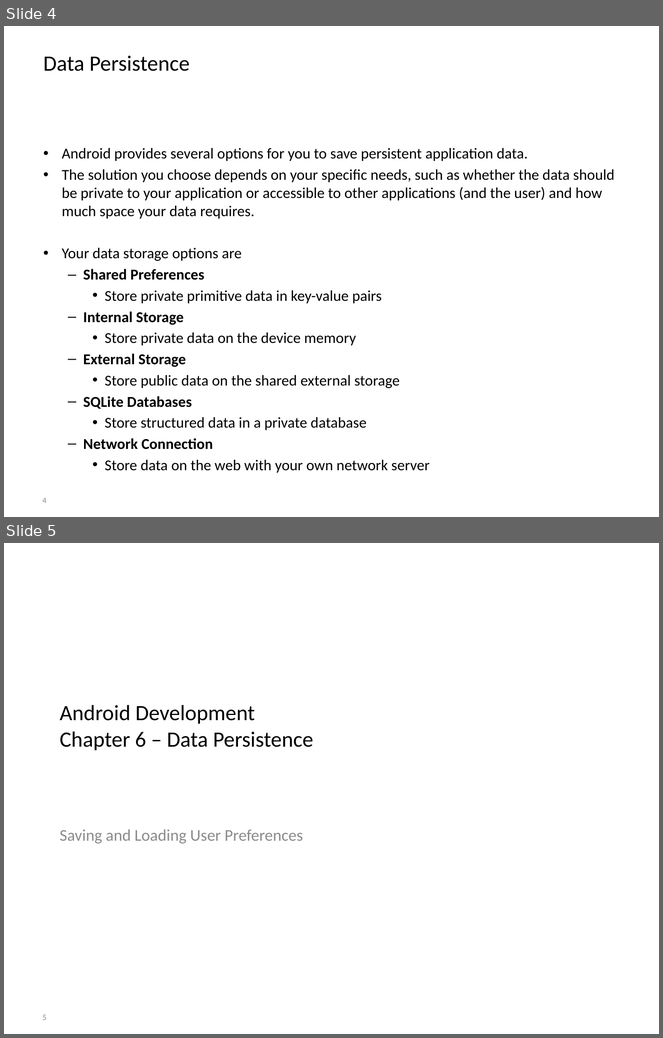
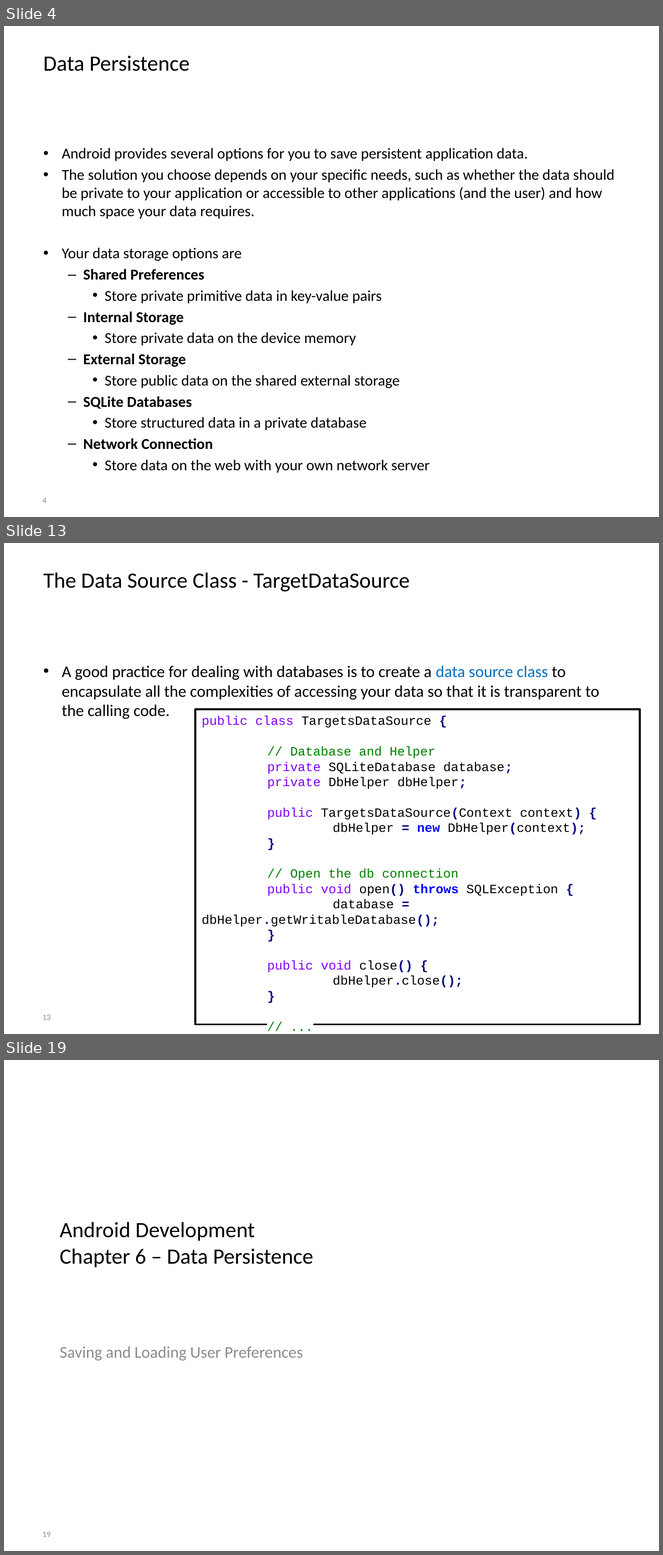
Before and after one commit to BioBoost/android_development_course, a slide deck: slides/chapter6_data_persistence.pptx. Shown one above the other, each under a label of ours: slides 4 and 5 before the commit, slides 4, 13 and 19 after it; the slides between them are not shown. The pictures are 663x1038 and 663x1555 pixels, drawn with LibreOffice and Linux fonts; fonts in the diff are those of the drawing; background and template pictures are left out. Boxes give left, top, right and bottom in pixels: in the first picture for what was removed or moved away, otherwise in the second. Text is boxed around its words. In the diff, an @@ line names an element or a change of style, - is before the commit and + after.

```diff
--- a/slides/chapter6_data_persistence.pptx
+++ b/slides/chapter6_data_persistence.pptx
@@ slide 13 added at bbox=[4, 543, 659, 1034], background picture (left out) @@
@@ title added at bbox=[44, 572, 410, 592], 24 pt, text #000000 @@
+The Data Source Class - TargetDataSource
@@ text added at bbox=[62, 666, 599, 719], 18 pt, text #000000 @@
+• A good practice for dealing with databases is to create a data source class to encapsulate all the complexities of accessing your data so that it is transparent to the calling code.
@@ rectangle added at bbox=[195, 709, 640, 1025], fill #FFFFFF, outline #000000 2 pt, 14 pt, text #000000 @@
+public class TargetsDataSource {
+// Database and Helper
+private SQLiteDatabase database;
+private DbHelper dbHelper;
+public TargetsDataSource(Context context) {
+dbHelper = new DbHelper(context);
+}
+// Open the db connection
+public void open() throws SQLException {
+database = dbHelper.getWritableDatabase();
+}
+public void close() {
+dbHelper.close();
+}
+// ...
@@ page number added at bbox=[42, 1015, 51, 1020], 9 pt, text #8C8C8C @@
+13
@@ what was slide 5 is now slide 19 @@
@@ page number at bbox=[42, 1532, 51, 1537]: text changed @@
-5
+19
```
Also in this commit, not shown: 14 other slides added, 2 other files.
